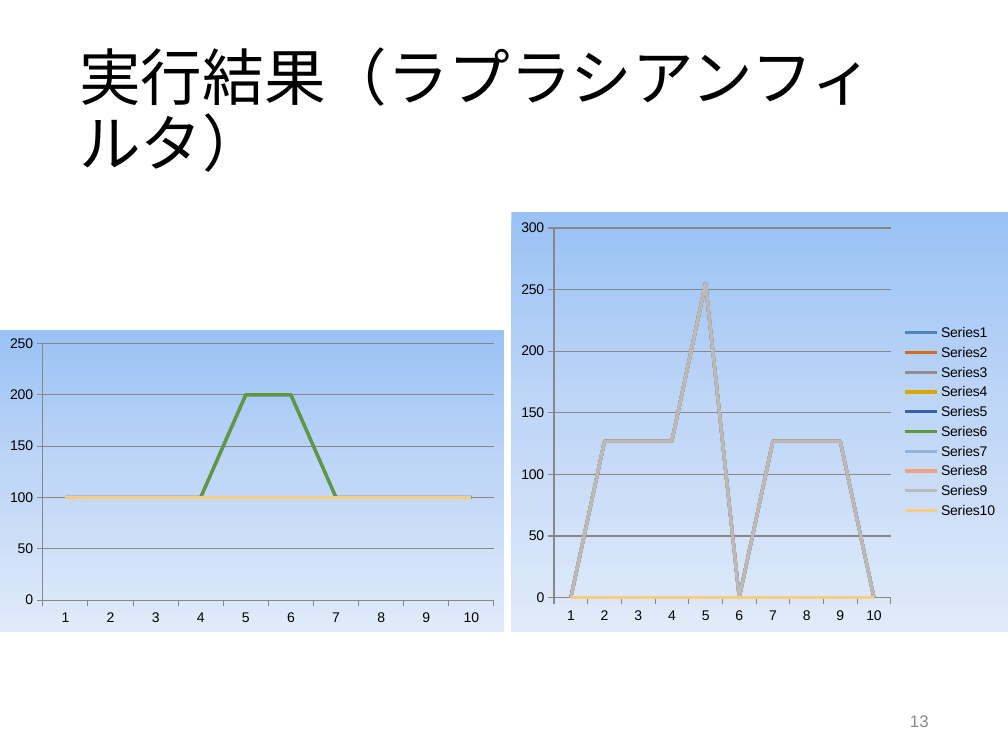
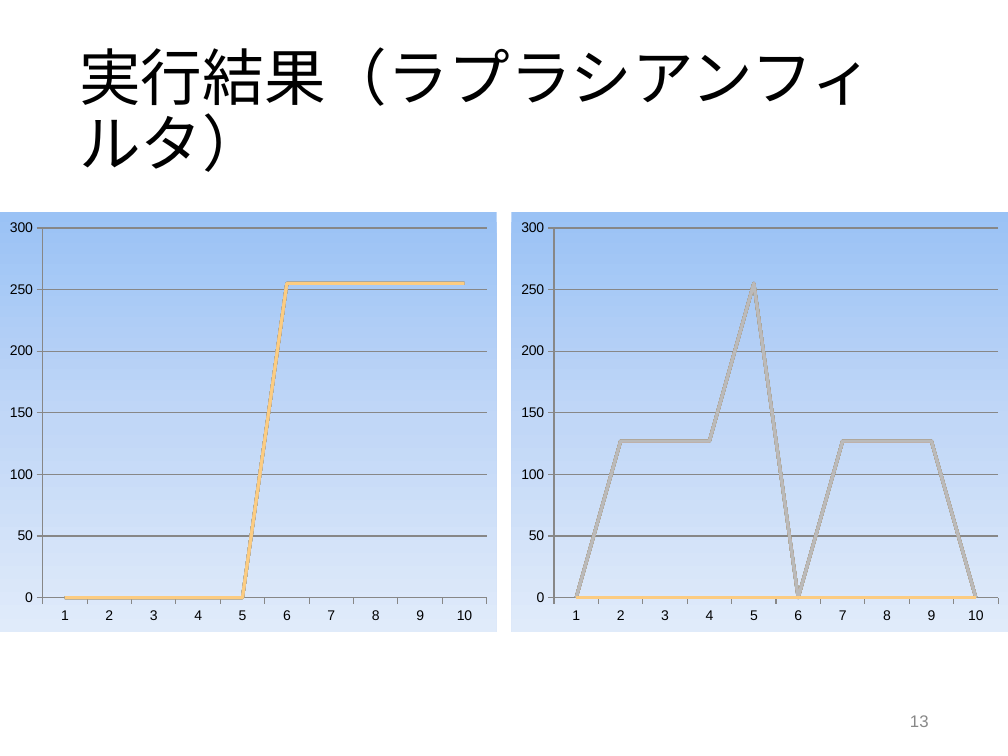
Before and after one commit to tamu0106/IN4_exp, a slide deck: slide 13 of exp_c/slide/exp_C.pptx. Drawn at 1008x756 pixels with LibreOffice and Linux fonts; fonts in the diff are those of the drawing. Boxes give left, top, right and bottom in pixels: in the first picture for what was removed or moved away, otherwise in the second. Text is boxed around its words. In the diff, an @@ line names an element or a change of style, - is before the commit and + after.

```diff
--- a/exp_c/slide/exp_C.pptx
+++ b/exp_c/slide/exp_C.pptx
@@ line chart at [0, 212, 497, 632] @@
-Series 1: 100, 100, 100, 100, 100, 100, 100, 100, 100, 100
+Series 1: 0, 0, 0, 0, 0, 255, 255, 255, 255, 255
-Series 2: 100, 100, 100, 100, 100, 100, 100, 100, 100, 100
+Series 2: 0, 0, 0, 0, 0, 255, 255, 255, 255, 255
-Series 3: 100, 100, 100, 100, 100, 100, 100, 100, 100, 100
+Series 3: 0, 0, 0, 0, 0, 255, 255, 255, 255, 255
-Series 4: 100, 100, 100, 100, 100, 100, 100, 100, 100, 100
+Series 4: 0, 0, 0, 0, 0, 255, 255, 255, 255, 255
-Series 5: 100, 100, 100, 100, 200, 200, 100, 100, 100, 100
+Series 5: 0, 0, 0, 0, 0, 255, 255, 255, 255, 255
-Series 6: 100, 100, 100, 100, 200, 200, 100, 100, 100, 100
+Series 6: 0, 0, 0, 0, 0, 255, 255, 255, 255, 255
-Series 7: 100, 100, 100, 100, 100, 100, 100, 100, 100, 100
+Series 7: 0, 0, 0, 0, 0, 255, 255, 255, 255, 255
-Series 8: 100, 100, 100, 100, 100, 100, 100, 100, 100, 100
+Series 8: 0, 0, 0, 0, 0, 255, 255, 255, 255, 255
-Series 9: 100, 100, 100, 100, 100, 100, 100, 100, 100, 100
+Series 9: 0, 0, 0, 0, 0, 255, 255, 255, 255, 255
-Series 10: 100, 100, 100, 100, 100, 100, 100, 100, 100, 100
+Series 10: 0, 0, 0, 0, 0, 255, 255, 255, 255, 255
@@ line chart: place and size @@
-line chart at [0, 330, 504, 632]
+line chart at [0, 212, 497, 632]
@@ line chart at [511, 212, 1008, 632] @@
-: 0, 0, 0, 0, 0, 0, 0, 0, 0, 0
+Series 1: 0, 0, 0, 0, 0, 0, 0, 0, 0, 0
-: 0, 127, 127, 127, 255, 0, 127, 127, 127, 0
+Series 2: 0, 127, 127, 127, 255, 0, 127, 127, 127, 0
-: 0, 127, 127, 127, 255, 0, 127, 127, 127, 0
+Series 3: 0, 127, 127, 127, 255, 0, 127, 127, 127, 0
-: 0, 127, 127, 127, 255, 0, 127, 127, 127, 0
+Series 4: 0, 127, 127, 127, 255, 0, 127, 127, 127, 0
-: 0, 127, 127, 127, 255, 0, 127, 127, 127, 0
+Series 5: 0, 127, 127, 127, 255, 0, 127, 127, 127, 0
-: 0, 127, 127, 127, 255, 0, 127, 127, 127, 0
+Series 6: 0, 127, 127, 127, 255, 0, 127, 127, 127, 0
-: 0, 127, 127, 127, 255, 0, 127, 127, 127, 0
+Series 7: 0, 127, 127, 127, 255, 0, 127, 127, 127, 0
-: 0, 127, 127, 127, 255, 0, 127, 127, 127, 0
+Series 8: 0, 127, 127, 127, 255, 0, 127, 127, 127, 0
-: 0, 127, 127, 127, 255, 0, 127, 127, 127, 0
+Series 9: 0, 127, 127, 127, 255, 0, 127, 127, 127, 0
-: 0, 0, 0, 0, 0, 0, 0, 0, 0, 0
+Series 10: 0, 0, 0, 0, 0, 0, 0, 0, 0, 0
@@ legend changed @@
```
Also in this commit, not shown: 1 other slide changed.
